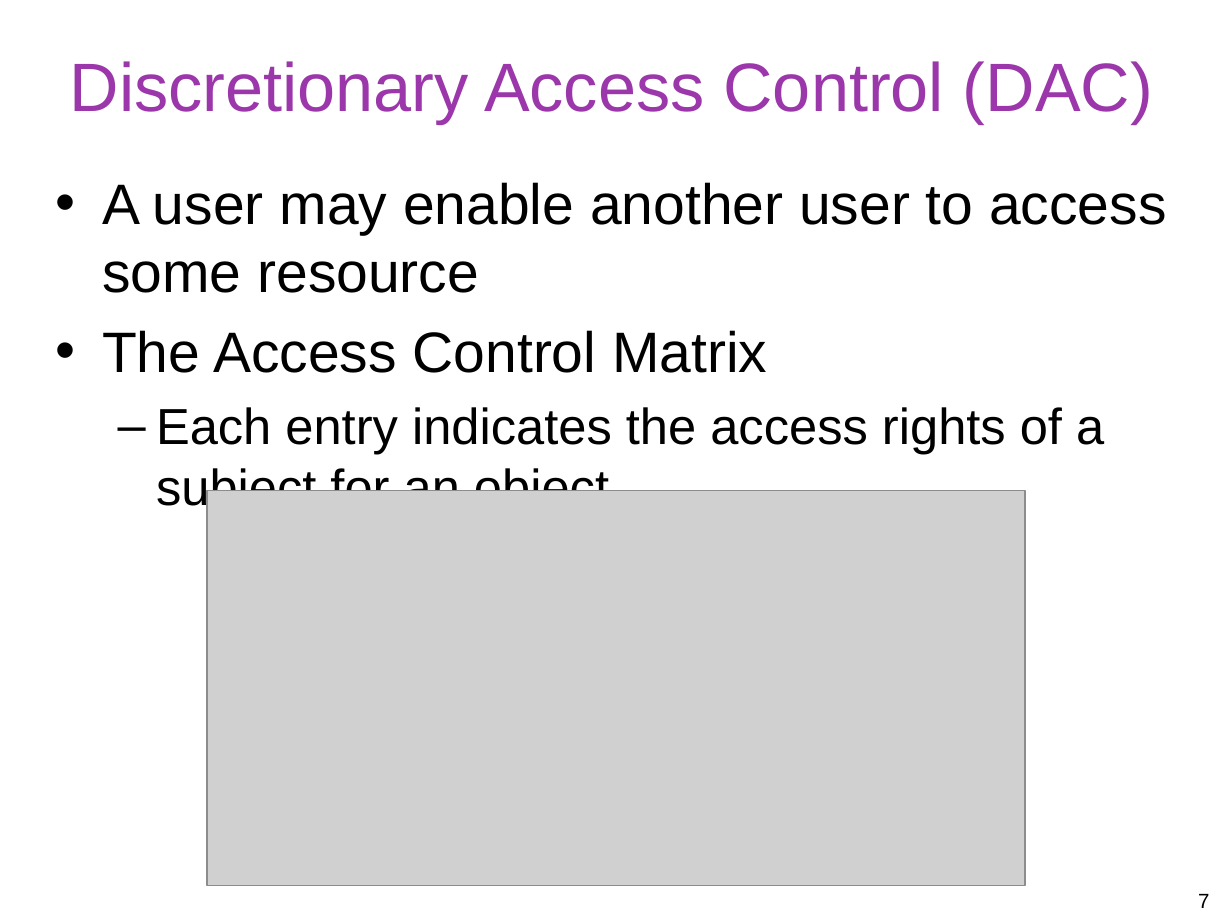
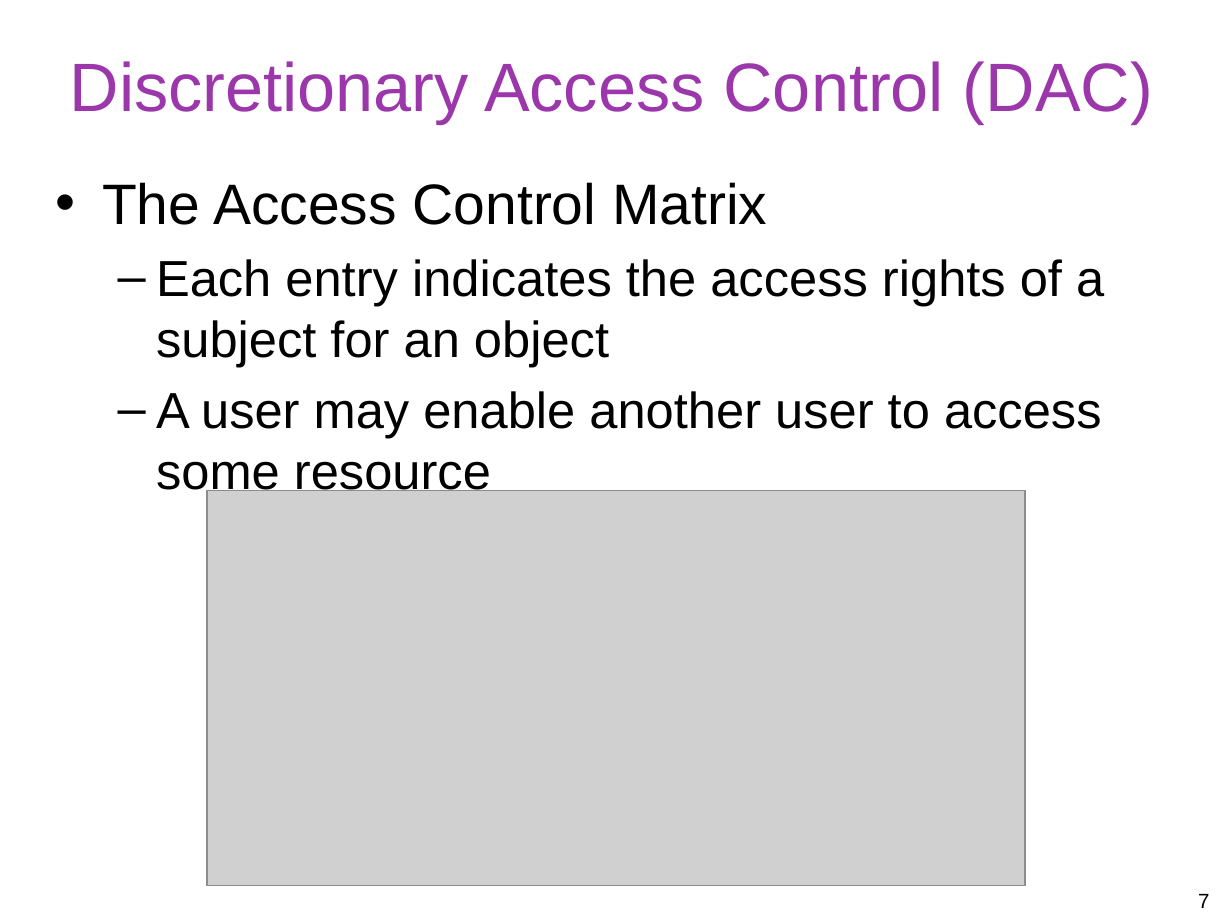
Before and after one commit to gulaoshi/gu.github.io, a slide deck: slide 7 of InfoSec/PPTs/L4-CH04-Access Control.pptx. Drawn at 1232x924 pixels with LibreOffice and Linux fonts; fonts in the diff are those of the drawing; grey boxes stand for pictures. Boxes give left, top, right and bottom in pixels: in the first picture for what was removed or moved away, otherwise in the second. Text is boxed around its words. In the diff, an @@ line names an element or a change of style, - is before the commit and + after.

```diff
--- a/InfoSec/PPTs/L4-CH04-Access Control.pptx
+++ b/InfoSec/PPTs/L4-CH04-Access Control.pptx
@@ text at (x1=102, y1=182, x2=1166, y2=293): paragraph removed @@
-• A user may enable another user to access some resource
@@ text at (x1=156, y1=391, x2=1102, y2=499): paragraph added @@
+  – A user may enable another user to access some resource
```
Also in this commit, not shown: 13 other slides changed, 1 slide removed, 2 other files.
